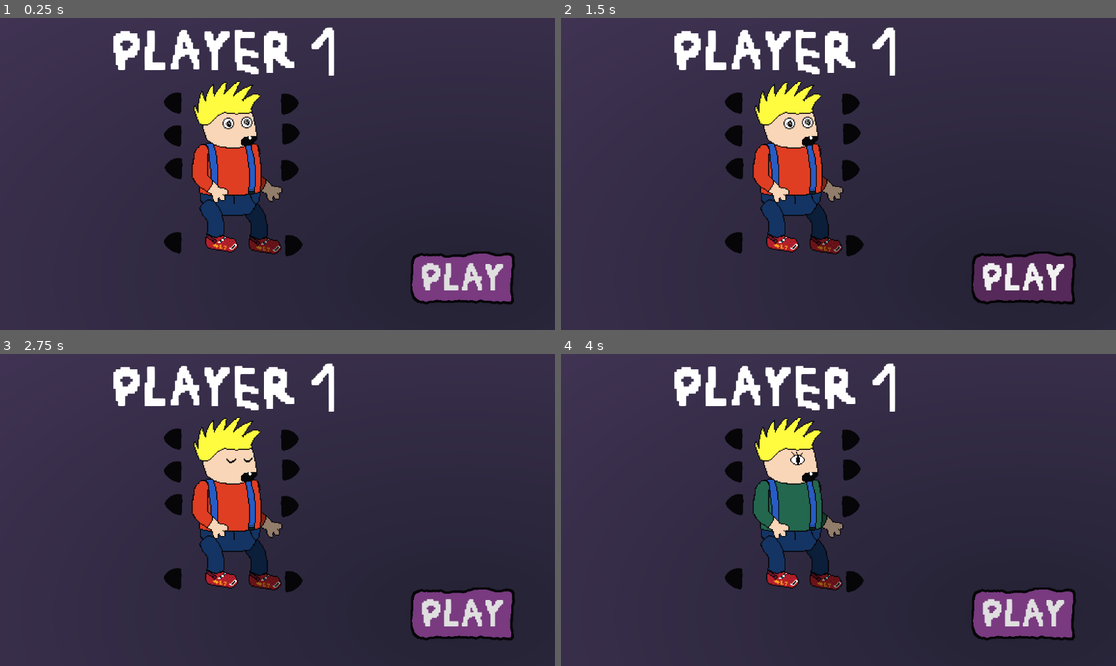
Above: before the commit, frames 1-4 (two rows, left to right).
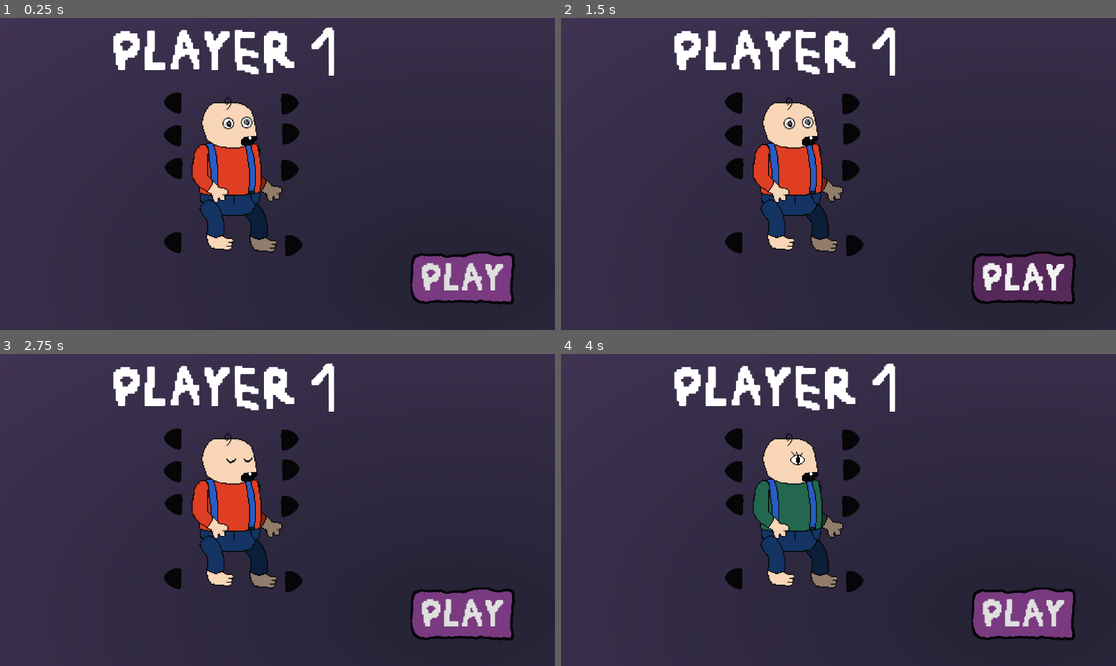
Above: after the commit, the same moments.

Repository: SlopInteractive/haven-2026
Game: Godot game, scene res://scenes/character_select.tscn
Two runs of this game, one before a commit and one after it. Both use one fixed random seed, a clock stepped at 60 frames per second and the inputs below. This scene is started directly instead of the project's main scene.
Inputs (mouse positions are in pixels of both pictures, inside the frame that each line leads up to):
- Up to frame 1 (0.25 s): no input
- Up to frame 2 (1.5 s): click "Play" at 0.5 s; click "Play" at 1.25 s
- Up to frame 3 (2.75 s): click (288, 469) at 2 s
- Up to frame 4 (4 s): click (849, 469) at 2.75 s; click (849, 506) at 3.5 s

The runs differ from the first frame. In frame 1, 1.4% of the frame differs, in the area x 34-51%, y 20-76%; in frame 2, 1.4%; in frame 3, 1.4%; in frame 4, 1.4%.

Commit message:
Changed default hair

Diff:
--- a/assets/sprites/hair/hair_01.tres
+++ b/assets/sprites/hair/hair_01.tres
@@ -1,7 +1,7 @@
-[gd_resource type="AtlasTexture" format=3 uid="uid://csviawn553kk0"]
+[gd_resource type="AtlasTexture" format=3 uid="uid://c7sj8fri0xakm"]
 
-[ext_resource type="Texture2D" uid="uid://bkpnq4tmchnlk" path="res://assets/sprites/HairSheet.png" id="1_la021"]
+[ext_resource type="Texture2D" uid="uid://bkpnq4tmchnlk" path="res://assets/sprites/HairSheet.png" id="1_qgvay"]
 
 [resource]
-atlas = ExtResource("1_la021")
-region = Rect2(0, 0, 70, 0)
+atlas = ExtResource("1_qgvay")
+region = Rect2(140, 0, 70, 0)
--- a/assets/sprites/hair/hair_03.tres
+++ b/assets/sprites/hair/hair_03.tres
@@ -1,7 +1,7 @@
-[gd_resource type="AtlasTexture" format=3 uid="uid://c7sj8fri0xakm"]
+[gd_resource type="AtlasTexture" format=3 uid="uid://csviawn553kk0"]
 
-[ext_resource type="Texture2D" uid="uid://bkpnq4tmchnlk" path="res://assets/sprites/HairSheet.png" id="1_qgvay"]
+[ext_resource type="Texture2D" uid="uid://bkpnq4tmchnlk" path="res://assets/sprites/HairSheet.png" id="1_la021"]
 
 [resource]
-atlas = ExtResource("1_qgvay")
-region = Rect2(140, 0, 70, 0)
+atlas = ExtResource("1_la021")
+region = Rect2(0, 0, 70, 0)
--- a/prefabs/player.tscn
+++ b/prefabs/player.tscn
@@ -6,7 +6,7 @@
 [ext_resource type="Texture2D" uid="uid://mo2ch6jofjmy" path="res://assets/sprites/Leg.png" id="5_8rb0w"]
 [ext_resource type="Texture2D" uid="uid://b5ddnyw1mdln7" path="res://assets/sprites/torsos/torso_01.tres" id="6_sd3sa"]
 [ext_resource type="Texture2D" uid="uid://2tq8jwvce2eq" path="res://assets/sprites/Head.png" id="7_m2qjg"]
-[ext_resource type="Texture2D" uid="uid://c7sj8fri0xakm" path="res://assets/sprites/hair/hair_03.tres" id="8_llb5v"]
+[ext_resource type="Texture2D" uid="uid://c7sj8fri0xakm" path="res://assets/sprites/hair/hair_01.tres" id="8_llb5v"]
 [ext_resource type="Texture2D" uid="uid://8d80qm73noo8" path="res://assets/sprites/eyes/eyes_01.tres" id="9_x0bak"]
 
 [sub_resource type="RectangleShape2D" id="RectangleShape2D_88qri"]
@@ -347,9 +347,6 @@
 size = Vector2(82, 111)
 
 [node name="Player" type="RigidBody2D" unique_id=826111072]
-collision_layer = 3
-lock_rotation = true
-script = ExtResource("1_60koi")
 
 [node name="CollisionShape2D" type="CollisionShape2D" parent="." unique_id=735688710]
 position = Vector2(-3.9999983, 35.65695)
--- a/prefabs/player_textured.tscn
+++ b/prefabs/player_textured.tscn
@@ -5,7 +5,7 @@
 [ext_resource type="Texture2D" uid="uid://mo2ch6jofjmy" path="res://assets/sprites/Leg.png" id="3_rl1dr"]
 [ext_resource type="Texture2D" uid="uid://b5ddnyw1mdln7" path="res://assets/sprites/torsos/torso_01.tres" id="4_jaikm"]
 [ext_resource type="Texture2D" uid="uid://2tq8jwvce2eq" path="res://assets/sprites/Head.png" id="5_d3yj6"]
-[ext_resource type="Texture2D" uid="uid://c7sj8fri0xakm" path="res://assets/sprites/hair/hair_03.tres" id="6_nmn6l"]
+[ext_resource type="Texture2D" uid="uid://c7sj8fri0xakm" path="res://assets/sprites/hair/hair_01.tres" id="6_nmn6l"]
 [ext_resource type="Texture2D" uid="uid://8d80qm73noo8" path="res://assets/sprites/eyes/eyes_01.tres" id="7_2n787"]
 [ext_resource type="Texture2D" uid="uid://cciln23ha2wfo" path="res://assets/sprites/shoes/shoes_02.tres" id="7_wsioq"]
 
--- a/scripts/player_customization.gd
+++ b/scripts/player_customization.gd
@@ -24,6 +24,7 @@
 	change(SHIRT, 1)
 	change(EYES, 1)
 	change(HAIR, 1)
+	change(SHOES, 1)
 enum {
 	SHIRT = 1,
 	EYES,
